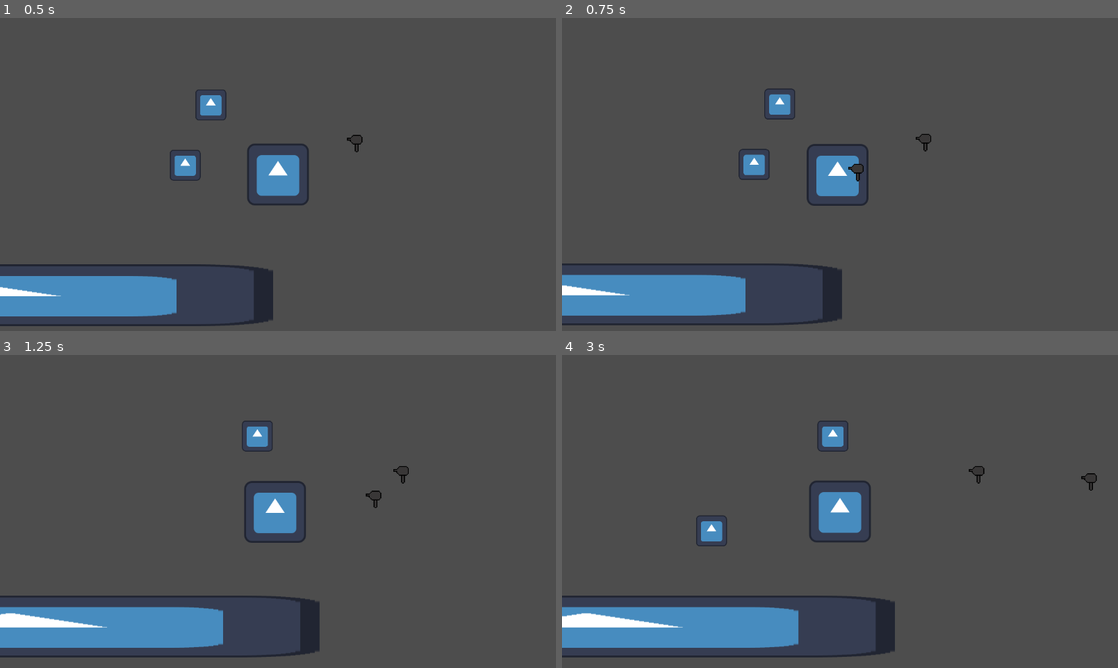
Above: before the commit, frames 1-4 (two rows, left to right).
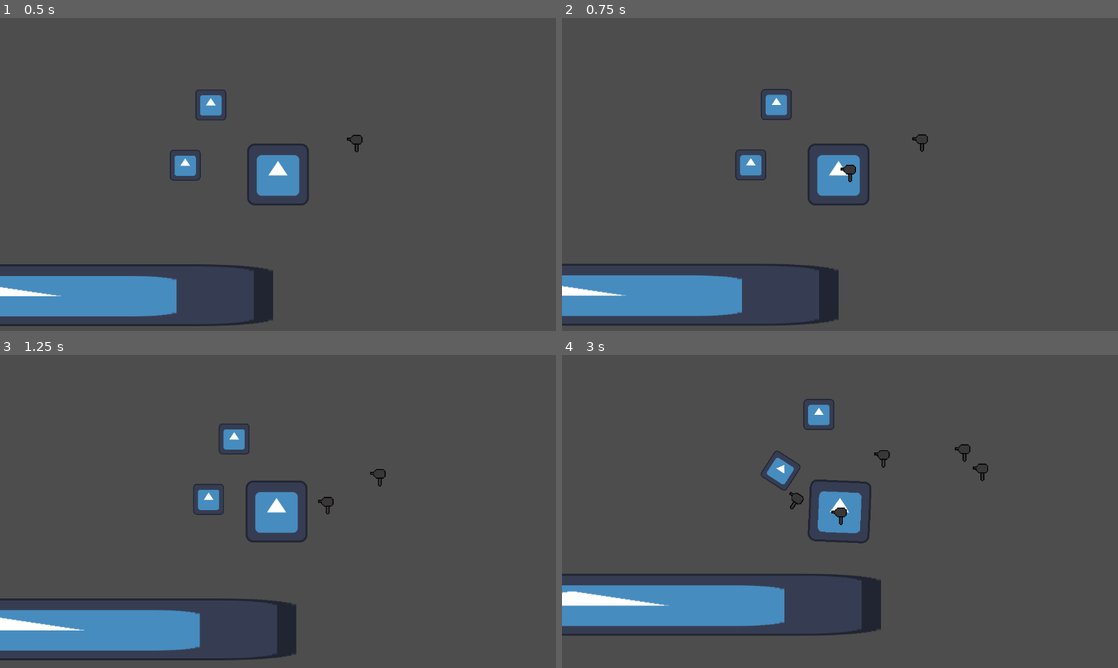
Above: after the commit, the same moments.

Repository: TheFlameFish/junkpack
Game: Godot game, scene res://scenes/main.tscn
Same seed, same stepped clock (60 frames per second), same inputs: the game is played once before the commit and once after it. The engine's default icon, where the game draws it, is replaced by a stand-in: a white triangle on a blue panel in a dark square.
Inputs (mouse positions are in pixels of both pictures, inside the frame that each line leads up to):
- Up to frame 1 (0.5 s): no input
- Up to frame 2 (0.75 s): tap Enter at 0.5 s; move the mouse to (962, 158) at 0.52 s; click (962, 158) at 0.6 s
- Up to frame 3 (1.25 s): no input
- Up to frame 4 (3 s): move the mouse to (728, 527) at 1.27 s; click (728, 527) at 1.35 s; move the mouse to (895, 442) at 2.02 s; click (895, 442) at 2.1 s; move the mouse to (812, 574) at 2.77 s; click (812, 574) at 2.85 s

Frame 1 is identical in both runs. In frame 2, 1.4% of the frame differs, in the area x 0-67%, y 22-99%; in frame 3, 5.6%; in frame 4, 10%, in the area x 0-97%, y 14-97%.

Commit message:
Made it so launched junk can be picked up again

Diff:
--- a/scripts/junk.gd
+++ b/scripts/junk.gd
@@ -19,7 +19,7 @@
 func _on_collection_area_body_entered(body):
 	print("Player entered")
 	if canBePickedUp:
-		var pack = $"../Player/Pack"
+		var pack = body.get_node("Pack")
 		pack.add_junk(type)
 
 		queue_free()
--- a/scripts/pack.gd
+++ b/scripts/pack.gd
@@ -1,11 +1,11 @@
 extends Node2D
 
-@export var power : float = 10000;
+@export var power : float = 5000;
 
 @export var junk = ["hairdryer"]
-@export var junkQuantity = [1]
+@export var junkQuantity = [6]
 
-var totalJunk : int = 1
+var totalJunk : int = 6
 
 var player : RigidBody2D
 
@@ -88,3 +88,9 @@
 	launchedJunk.global_position = global_position
 
 	launchedJunk.apply_central_force(vector)
+
+	await get_tree().create_timer(0.5).timeout
+
+	launchedJunk.set_collision_layer_value(1,true)
+	launchedJunk.set_collision_mask_value(2,true)
+	launchedJunk.canBePickedUp = true
